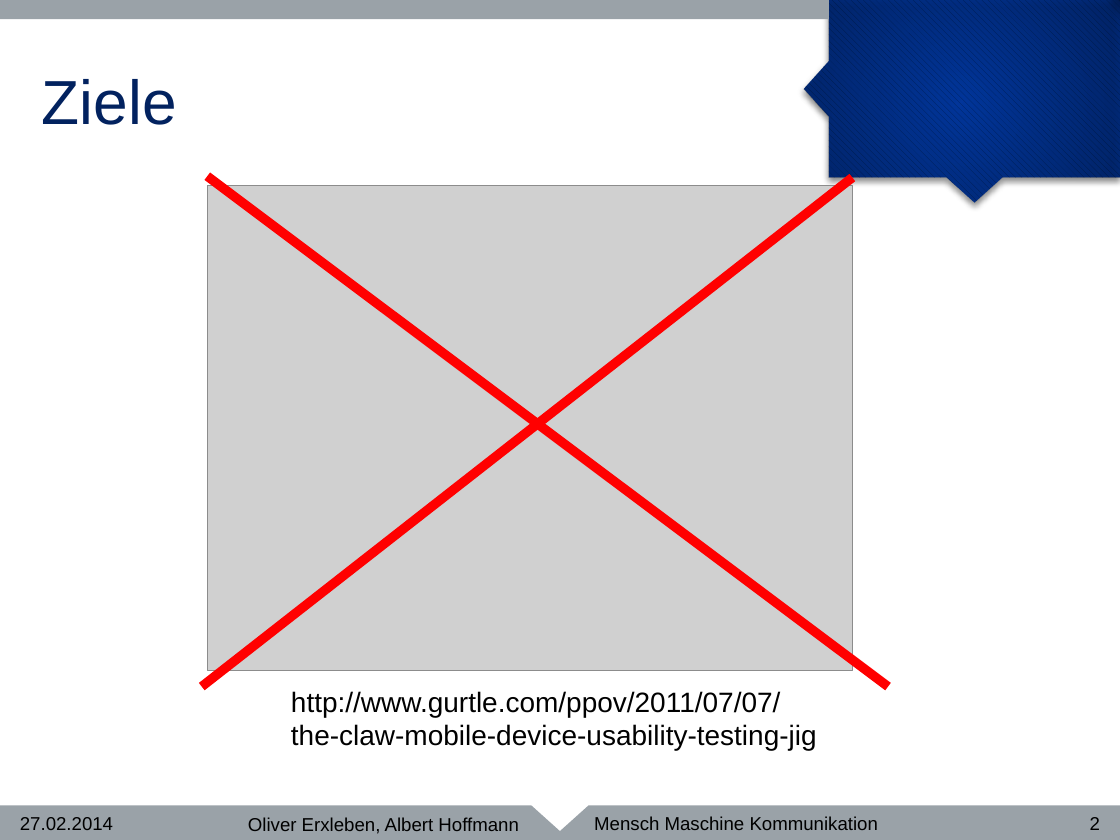
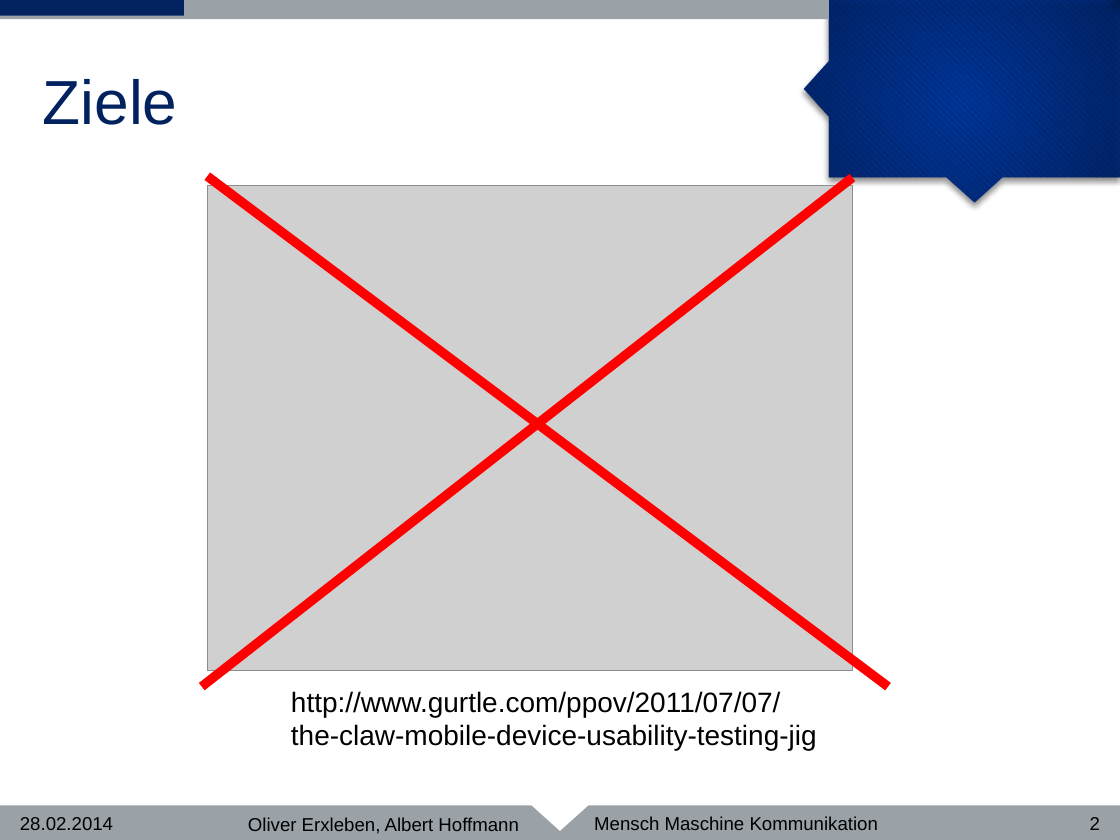
Before and after one commit to Chromdioxyde/hipsterbility, a slide deck: slide 2 of presentation/MMK.pptm. Drawn at 1120x840 pixels with LibreOffice and Linux fonts; fonts in the diff are those of the drawing; grey boxes stand for pictures; background and template pictures are left out. Boxes give left, top, right and bottom in pixels: in the first picture for what was removed or moved away, otherwise in the second. Text is boxed around its words. In the diff, an @@ line names an element or a change of style, - is before the commit and + after.

```diff
--- a/presentation/MMK.pptm
+++ b/presentation/MMK.pptm
@@ rectangle added at box(0, 0, 184, 16), fill #02225F @@
@@ text at box(20, 817, 113, 830): text changed @@
-27.02.2014
+28.02.2014
```
Also in this commit, not shown: 6 other slides changed, 2 slides added, 1 other file.
